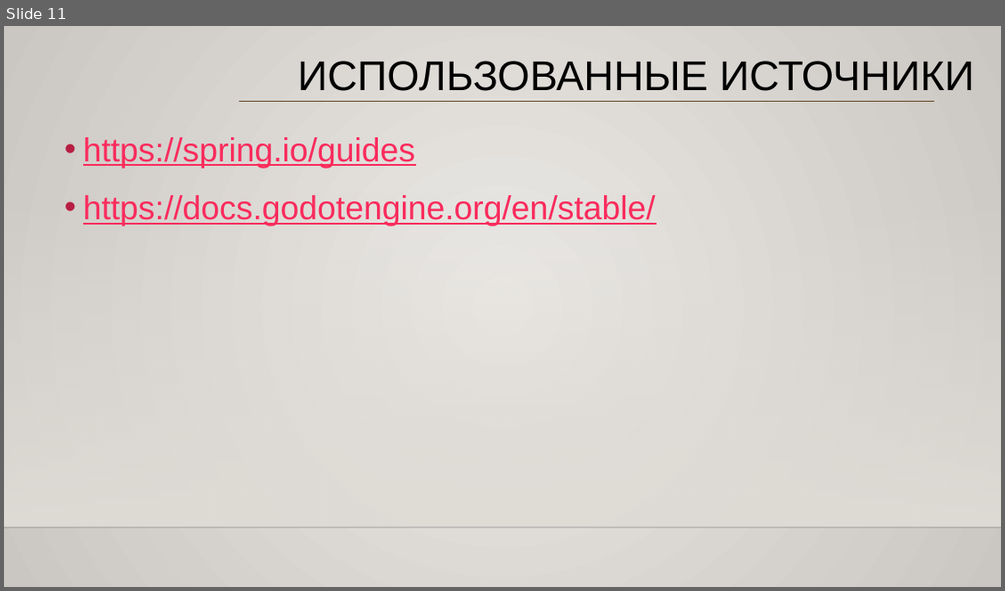
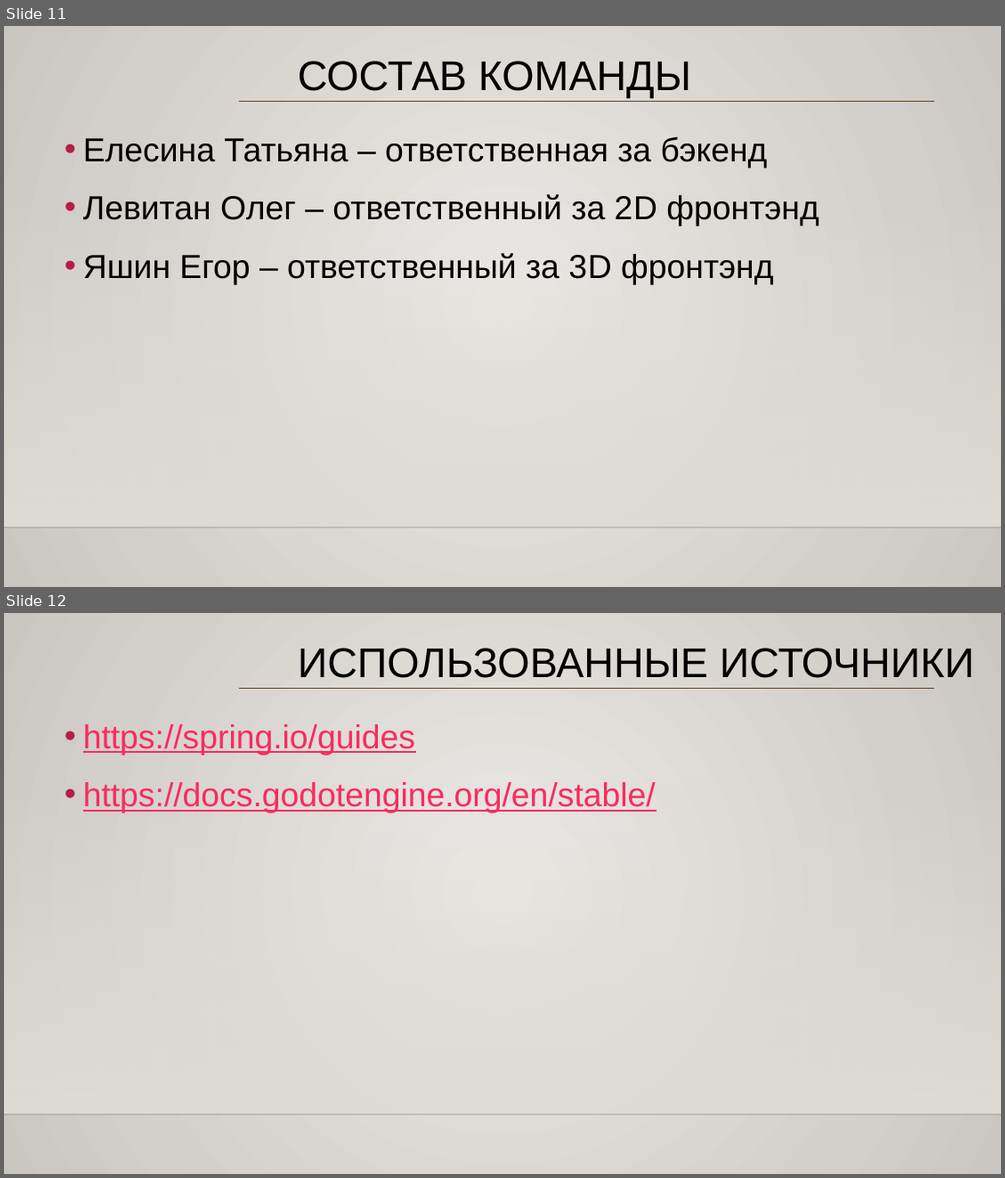
Before and after one commit to izzager/UntitledOrganizerApp, a slide deck: Отчет октябрь (1).pptx. Shown one above the other, each under a label of ours: slide 11 before the commit, slides 11 and 12 after it. The pictures are 1005x591 and 1005x1178 pixels, drawn with LibreOffice and Linux fonts; fonts in the diff are those of the drawing; background and template pictures are left out. Boxes give left, top, right and bottom in pixels: in the first picture for what was removed or moved away, otherwise in the second. Text is boxed around its words. In the diff, an @@ line names an element or a change of style, - is before the commit and + after.

```diff
--- a/Отчет октябрь (1).pptx
+++ b/Отчет октябрь (1).pptx
@@ slide 11 added at [4, 26, 1001, 587], background gradient #ECEAE7 to #CAC7C1; not listed: 2 template elements that a slide beside it also shows @@
@@ text added at [298, 61, 691, 98], 40 pt, text #000000 @@
+СОСТАВ КОМАНДЫ
@@ line added from (240, 102) to (934, 102), #64421D 1.5 pt @@
@@ text added at [83, 136, 818, 284], 32 pt, text #000000 @@
+• Елесина Татьяна – ответственная за бэкенд
+• Левитан Олег – ответственный за 2D фронтэнд
+• Яшин Егор – ответственный за 3D фронтэнд
@@ what was slide 11 is now slide 12 @@
```
Also in this commit, not shown: 1 slide changed.
